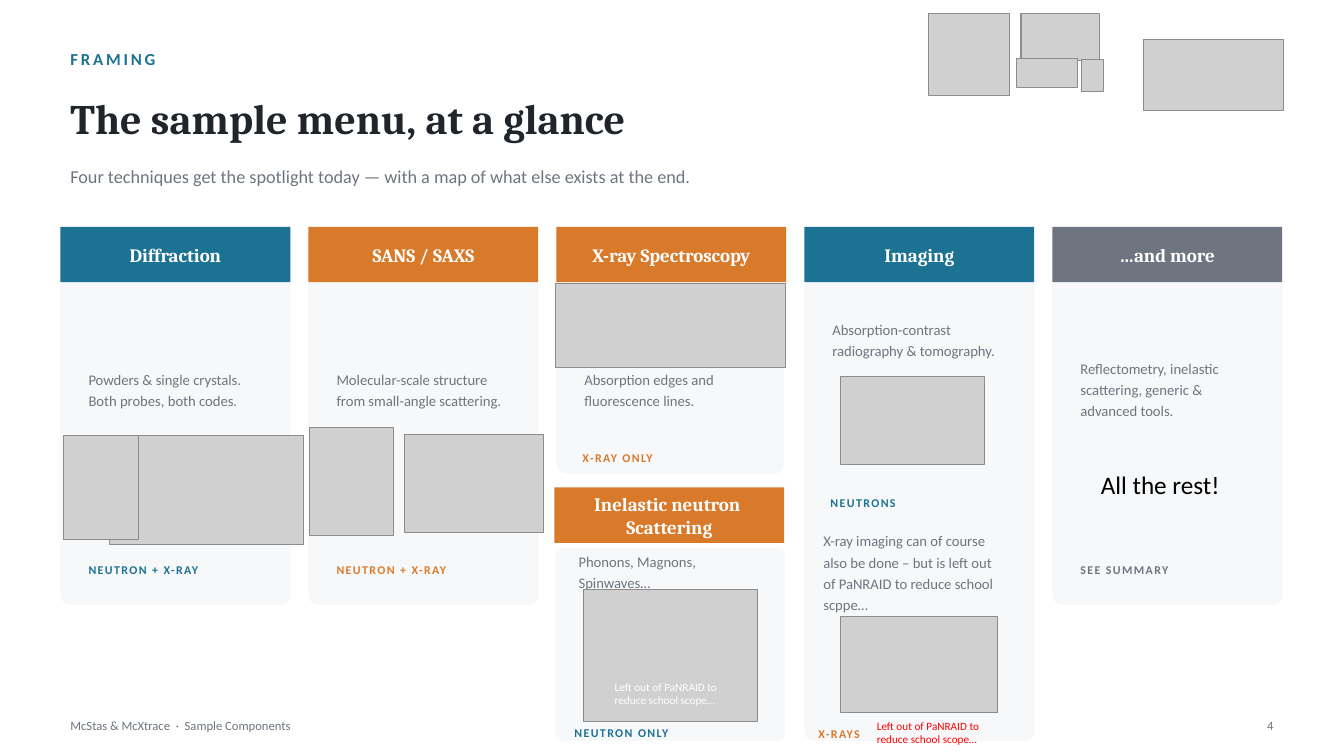
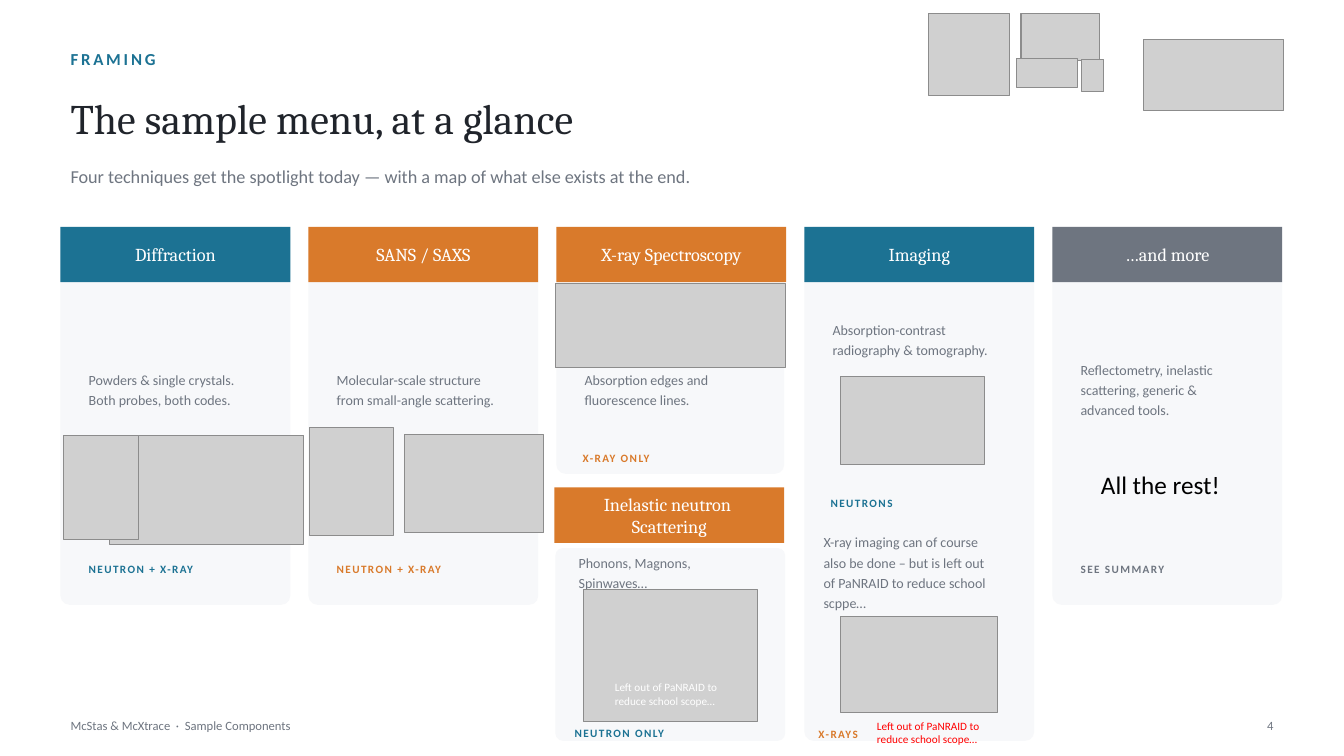
Before and after one commit to mccode-dev/PaNRAID, a slide deck: slide 4 of 23_September_Wednesday/McStas_McXtrace_Sample_Components.pptx. Drawn at 1344x756 pixels with LibreOffice and Linux fonts; fonts in the diff are those of the drawing; grey boxes stand for pictures. Boxes give left, top, right and bottom in pixels: in the first picture for what was removed or moved away, otherwise in the second. Text is boxed around its words. In the diff, an @@ line names an element or a change of style, - is before the commit and + after.

```diff
--- a/23_September_Wednesday/McStas_McXtrace_Sample_Components.pptx
+++ b/23_September_Wednesday/McStas_McXtrace_Sample_Components.pptx
@@ text "The sample menu, at a ..." at (71, 105, 573, 144): bold off @@
@@ text "X-ray Spectroscopy": place and size @@
-text "X-ray Spectroscopy" at (641, 249, 751, 266)
+text "X-ray Spectroscopy" at (601, 248, 741, 265)
@@ size 13.5 to 13 pt, bold off in 6 elements at (604, 498, 707, 537), (376, 248, 470, 261), (135, 248, 216, 261), (601, 248, 741, 265), (889, 249, 950, 265), (1125, 248, 1209, 261) @@
@@ size 10.5 to 10 pt in 7 elements at (579, 558, 691, 592), (833, 325, 988, 358), (408, 537, 986, 610), (1081, 365, 1212, 415), (89, 375, 235, 407), (337, 375, 494, 408), (585, 375, 708, 405) @@
@@ text "X-RAY ONLY": place and size @@
-text "X-RAY ONLY" at (592, 249, 636, 266)
+text "X-RAY ONLY" at (583, 454, 594, 462)
@@ text "NEUTRON + X-RAY": place and size @@
-text "NEUTRON + X-RAY" at (164, 566, 175, 574)
+text "NEUTRON + X-RAY" at (160, 501, 731, 573)
@@ text "NEUTRON + X-RAY": place and size @@
-text "NEUTRON + X-RAY" at (671, 500, 853, 549)
+text "NEUTRON + X-RAY" at (824, 538, 852, 549)
@@ text "X-ray imaging can of course ...": place and size @@
-text "X-ray imaging can of course ..." at (582, 454, 993, 613)
+text "X-ray imaging can of course ..." at (408, 537, 986, 610)
@@ text "SEE SUMMARY": place and size @@
-text "SEE SUMMARY" at (1071, 549, 1264, 590)
+text "SEE SUMMARY" at (1081, 565, 1164, 573)
@@ size 8.5 to 8 pt in 7 elements at (824, 538, 852, 549), (818, 730, 829, 738), (160, 501, 731, 573), (583, 454, 594, 462), (831, 499, 893, 507), (1081, 565, 1164, 573), (570, 722, 753, 743) @@
@@ text "NEUTRON ONLY": place and size @@
-text "NEUTRON ONLY" at (565, 713, 758, 753)
+text "NEUTRON ONLY" at (570, 722, 753, 743)
```
Also in this commit, not shown: 17 other slides changed, 1 slide added, 1 other file.
